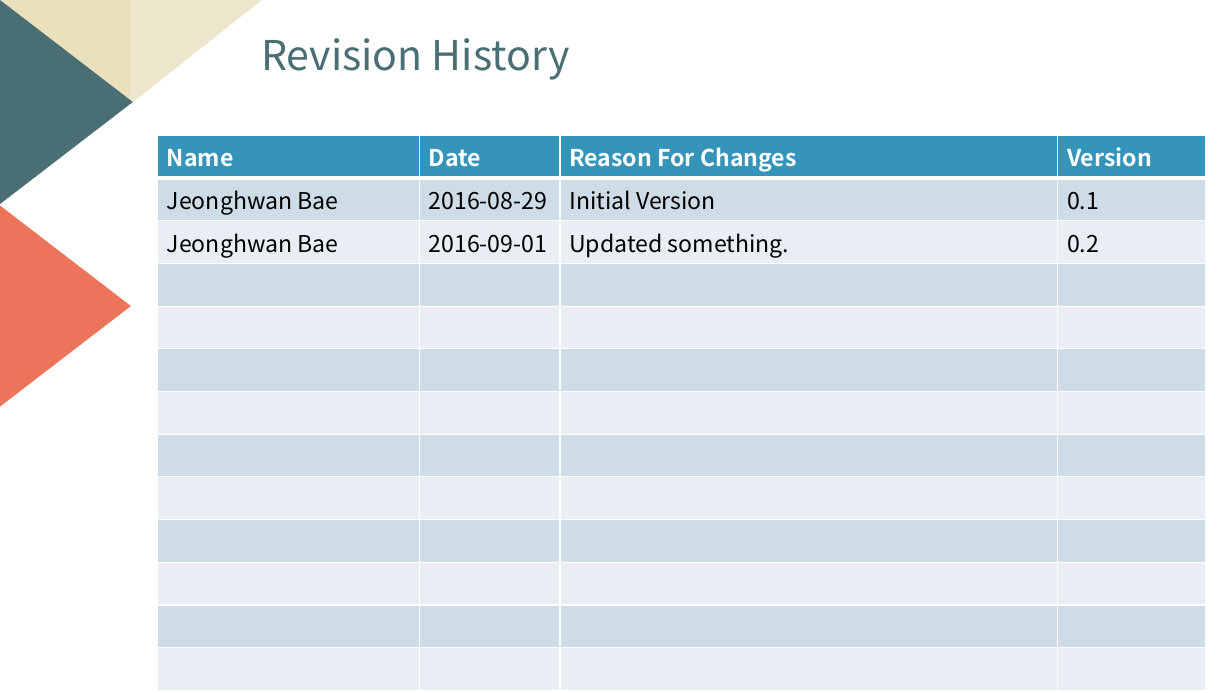
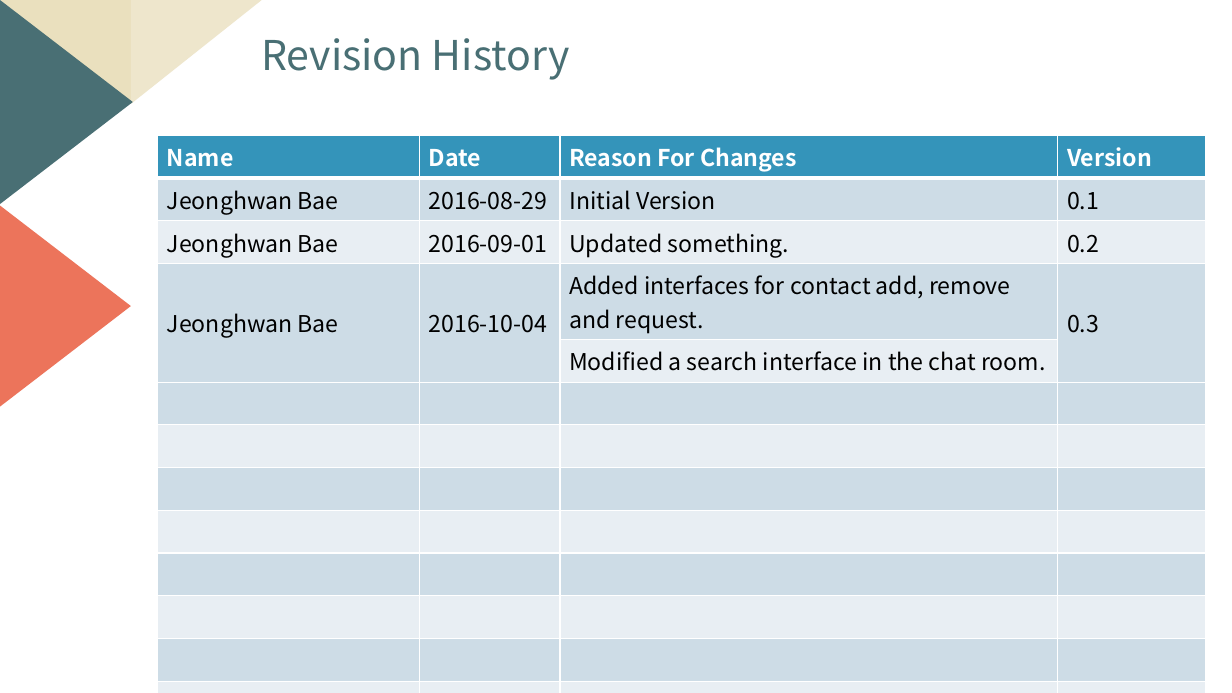
Before and after one commit to jhbaessi/coffee_beans, a slide deck: slide 3 of docs/GUI_Design_Concepts.pptx. Drawn at 1232x693 pixels with LibreOffice and Linux fonts; fonts in the diff are those of the drawing. Boxes give left, top, right and bottom in pixels: in the first picture for what was removed or moved away, otherwise in the second. Text is boxed around its words. In the diff, an @@ line names an element or a change of style, - is before the commit and + after.

```diff
--- a/docs/GUI_Design_Concepts.pptx
+++ b/docs/GUI_Design_Concepts.pptx
@@ table at [158,135,1205,686] @@
+row 4: Jeonghwan Bae | 2016-10-04 | Added interfaces for contact add, remove and request. | 0.3
+row 5:  |  | Modified a search interface in the chat room. | 
-row 12:  |  |  | 
-row 13:  |  |  | 
```
Also in this commit, not shown: 2 other slides changed, 3 slides added.
